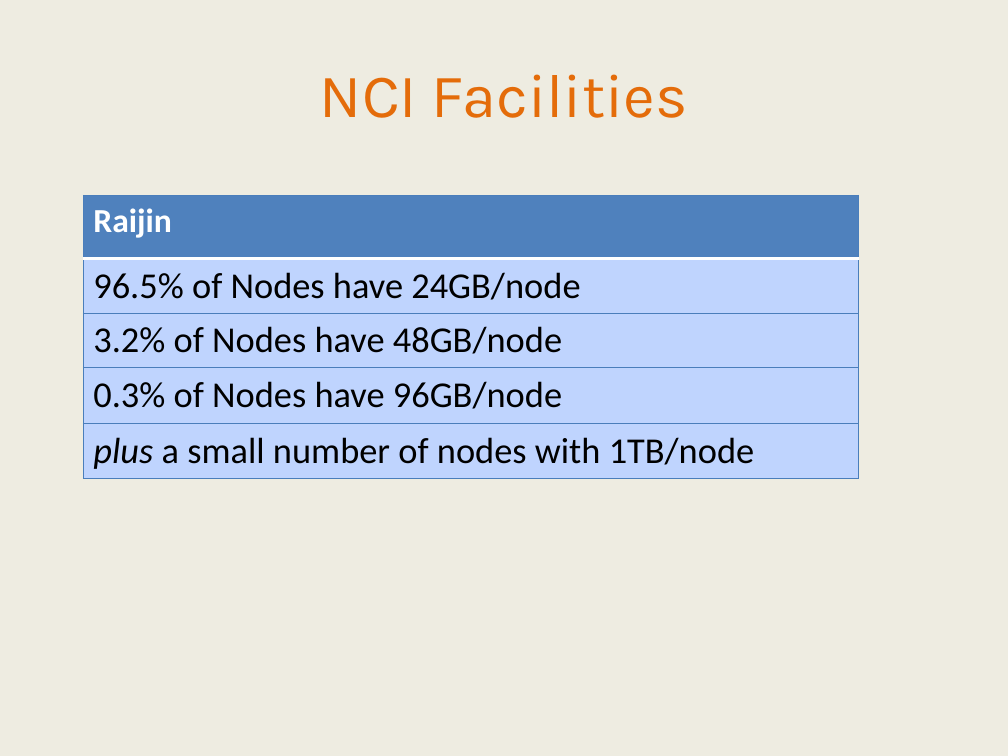
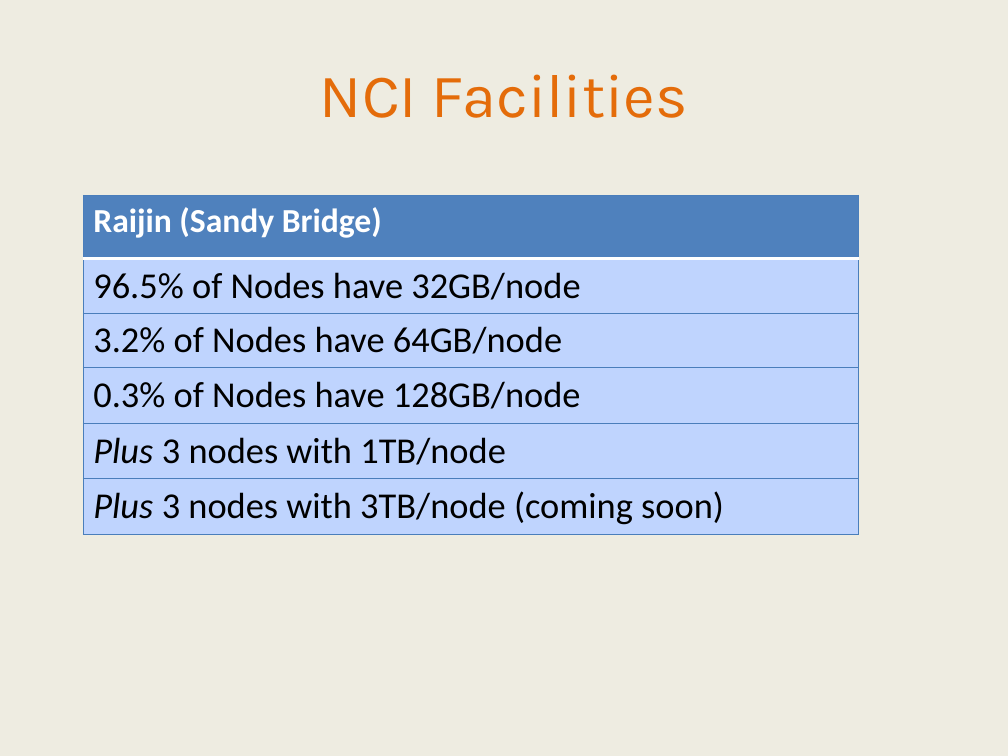
Before and after one commit to IntersectAustralia/TrainingMaterials, a slide deck: slide 33 of hpc1/03 HPC - Slides.pptx (slide 34 before the commit). Drawn at 1008x756 pixels with LibreOffice and Linux fonts; fonts in the diff are those of the drawing. Boxes give left, top, right and bottom in pixels: in the first picture for what was removed or moved away, otherwise in the second. Text is boxed around its words. In the diff, an @@ line names an element or a change of style, - is before the commit and + after.

Commit message:
Modified HPC1 slides (both pptx and pdf versions) for Raijin course

```diff
--- a/hpc1/03 HPC - Slides.pptx
+++ b/hpc1/03 HPC - Slides.pptx
@@ table at box(84, 196, 859, 534) @@
-row 1: Raijin
-row 2: 96.5% of Nodes have 24GB/node
-row 3: 3.2% of Nodes have 48GB/node
-row 4: 0.3% of Nodes have 96GB/node
-row 5: plus a small number of nodes with 1TB/node
+row 1: Raijin (Sandy Bridge)
+row 2: 96.5% of Nodes have 32GB/node
+row 3: 3.2% of Nodes have 64GB/node
+row 4: 0.3% of Nodes have 128GB/node
+row 5: Plus 3 nodes with 1TB/node
+row 6: Plus 3 nodes with 3TB/node (coming soon)
```
Also in this commit, not shown: 19 other slides changed, 2 slides added, 10 slides removed, 5 other files.
